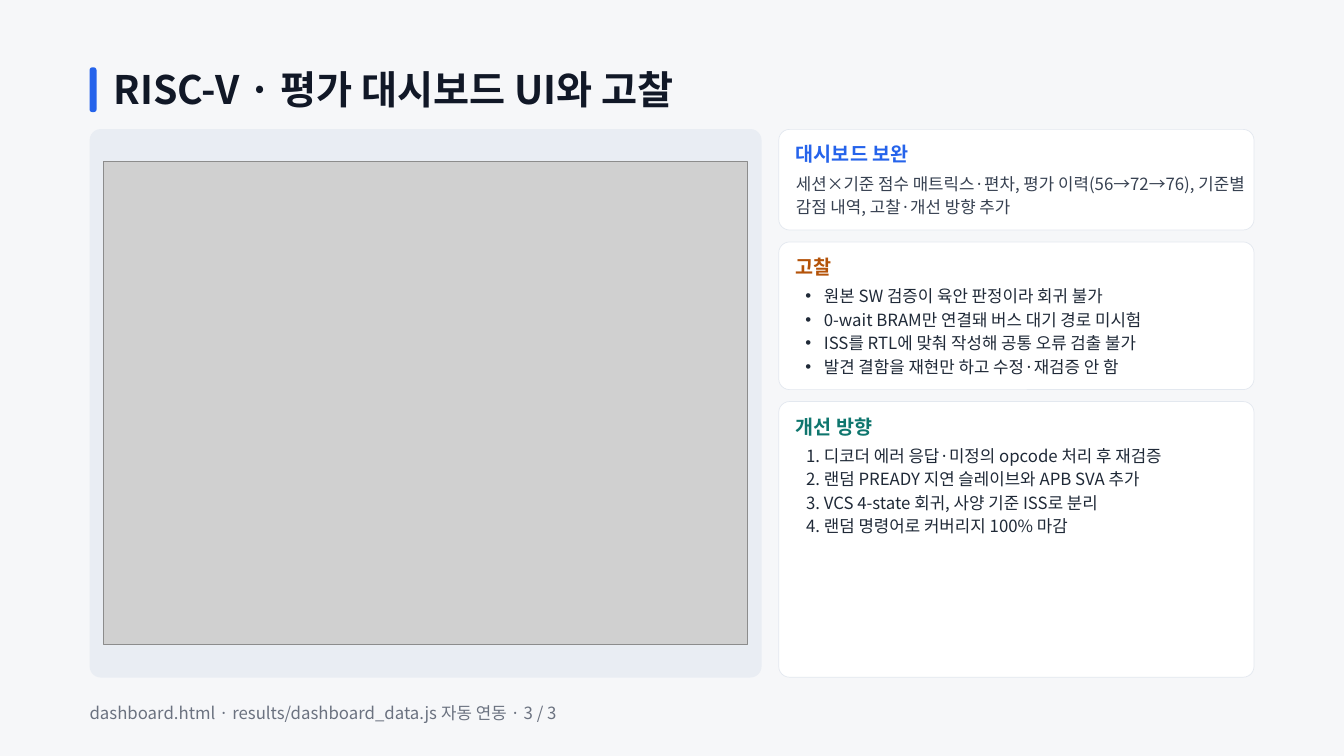
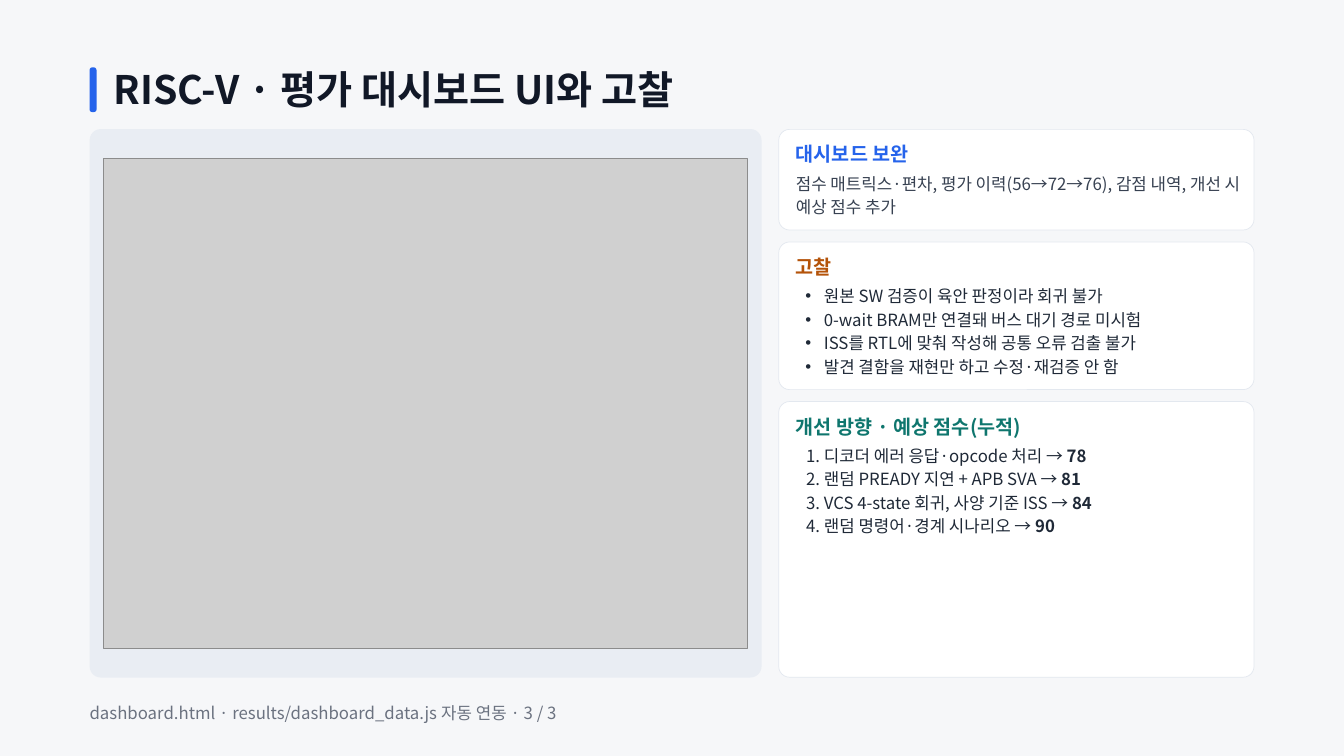
Before and after one commit to wjdaudgns120-max/AI_Verifier-RISCV, a slide deck: slide 3 of docs/RISC-V_AI_Verification_Evaluation.pptx. Drawn at 1344x756 pixels with LibreOffice and Linux fonts; fonts in the diff are those of the drawing; grey boxes stand for pictures. Boxes give left, top, right and bottom in pixels: in the first picture for what was removed or moved away, otherwise in the second. Text is boxed around its words. In the diff, an @@ line names an element or a change of style, - is before the commit and + after.

```diff
--- a/docs/RISC-V_AI_Verification_Evaluation.pptx
+++ b/docs/RISC-V_AI_Verification_Evaluation.pptx
@@ picture: place and size @@
-picture at box(104, 162, 748, 645)
+picture at box(104, 158, 748, 648)
@@ text at box(796, 176, 1240, 215): text changed @@
-세션×기준 점수 매트릭스·편차, 평가 이력(56→72→76), 기준별 감점 내역, 고찰·개선 방향 추가
+점수 매트릭스·편차, 평가 이력(56→72→76), 감점 내역, 개선 시 예상 점수 추가
@@ text at box(796, 417, 1021, 438): text changed @@
-개선 방향
+개선 방향 · 예상 점수(누적)
@@ text at box(824, 448, 1092, 534): text changed @@
-1. 디코더 에러 응답·미정의 opcode 처리 후 재검증
-2. 랜덤 PREADY 지연 슬레이브와 APB SVA 추가
-3. VCS 4-state 회귀, 사양 기준 ISS로 분리
-4. 랜덤 명령어로 커버리지 100% 마감
+1. 디코더 에러 응답·opcode 처리 → 78
+2. 랜덤 PREADY 지연 + APB SVA → 81
+3. VCS 4-state 회귀, 사양 기준 ISS → 84
+4. 랜덤 명령어·경계 시나리오 → 90
```
Also in this commit, not shown: 9 other files.
